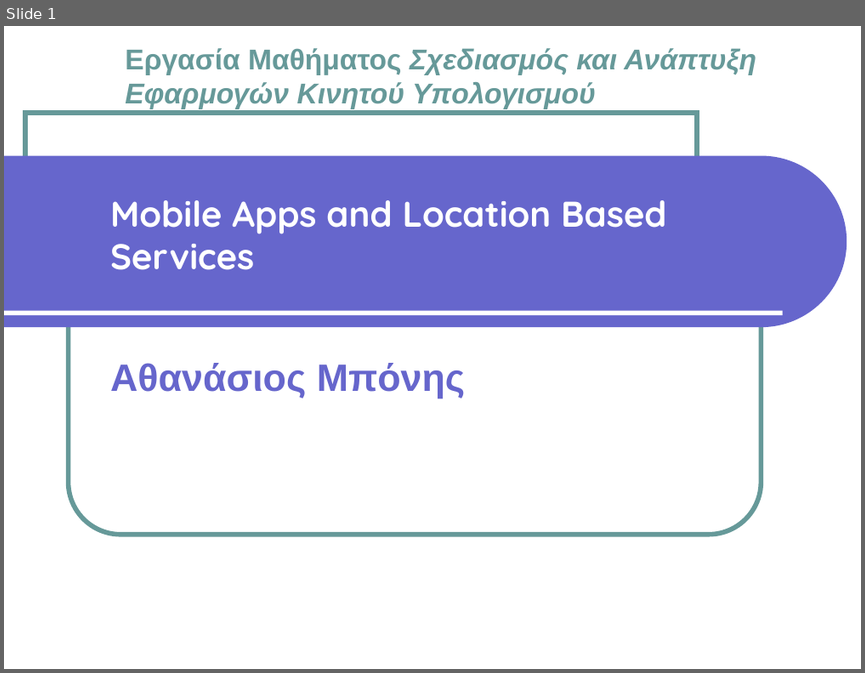
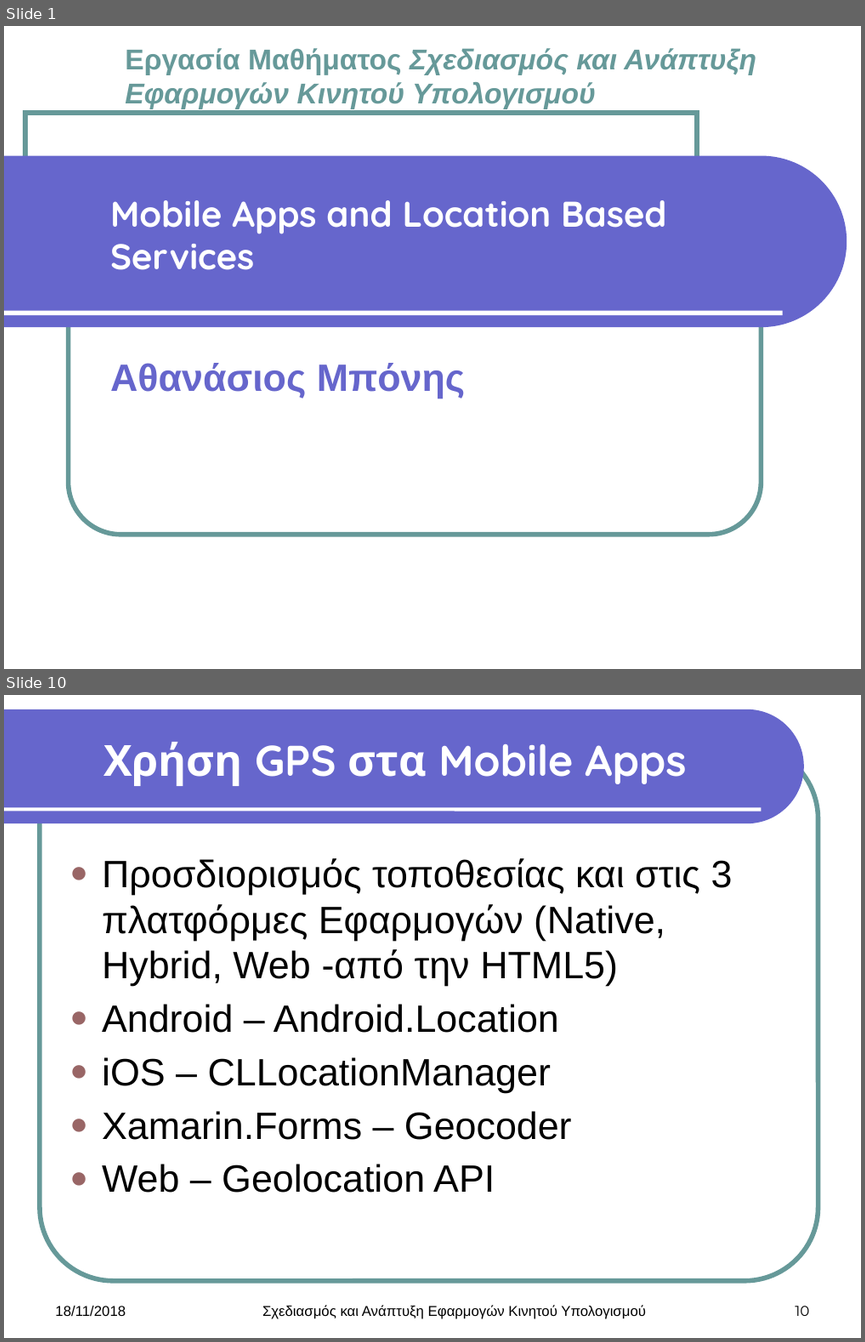
Before and after one commit to AthanCB/Design-and-development-of-mobile-computing, a slide deck: Theory Assignment/Mobile Apps and Location Based Services.pptx. Shown one above the other, each under a label of ours: slide 1 before the commit, slides 1 and 10 after it; the slides between them are not shown. The pictures are 865x673 and 865x1342 pixels, drawn with LibreOffice and Linux fonts; fonts in the diff are those of the drawing; background and template pictures are left out. Boxes give left, top, right and bottom in pixels: in the first picture for what was removed or moved away, otherwise in the second. Text is boxed around its words. In the diff, an @@ line names an element or a change of style, - is before the commit and + after.

```diff
--- a/Theory Assignment/Mobile Apps and Location Based Services.pptx
+++ b/Theory Assignment/Mobile Apps and Location Based Services.pptx
@@ slide 10 added at (x1=4, y1=695, x2=861, y2=1338), background #FFFFFF @@
@@ freeform shape added at (x1=4, y1=709, x2=803, y2=823), fill #6666CC @@
@@ rounded rectangle added at (x1=40, y1=744, x2=818, y2=1280), outline #669999 4 pt @@
@@ title added at (x1=103, y1=742, x2=686, y2=786), 36 pt, text #FFFFFF, bold @@
+Χρήση GPS στα Mobile Apps
@@ line added from (4, 809) to (760, 809), #FFFFFF 3 pt @@
@@ text added at (x1=102, y1=858, x2=732, y2=1192), 32 pt, text #000000 @@
+● Προσδιορισμός τοποθεσίας και στις 3 πλατφόρμες Εφαρμογών (Native, Hybrid, Web -από την HTML5)
+● Android – Android.Location
+● iOS – CLLocationManager
+● Xamarin.Forms – Geocoder
+● Web – Geolocation API
@@ text added at (x1=55, y1=1305, x2=126, y2=1316), 12 pt, text #000000 @@
+18/11/2018
@@ text added at (x1=262, y1=1304, x2=646, y2=1319), 12 pt, text #000000 @@
+Σχεδιασμός και Ανάπτυξη Εφαρμογών Κινητού Υπολογισμού
@@ page number added at (x1=794, y1=1305, x2=809, y2=1315), 12 pt, text #000000 @@
+10
```
Also in this commit, not shown: 14 other slides added, 1 slide removed, 16 other files.
